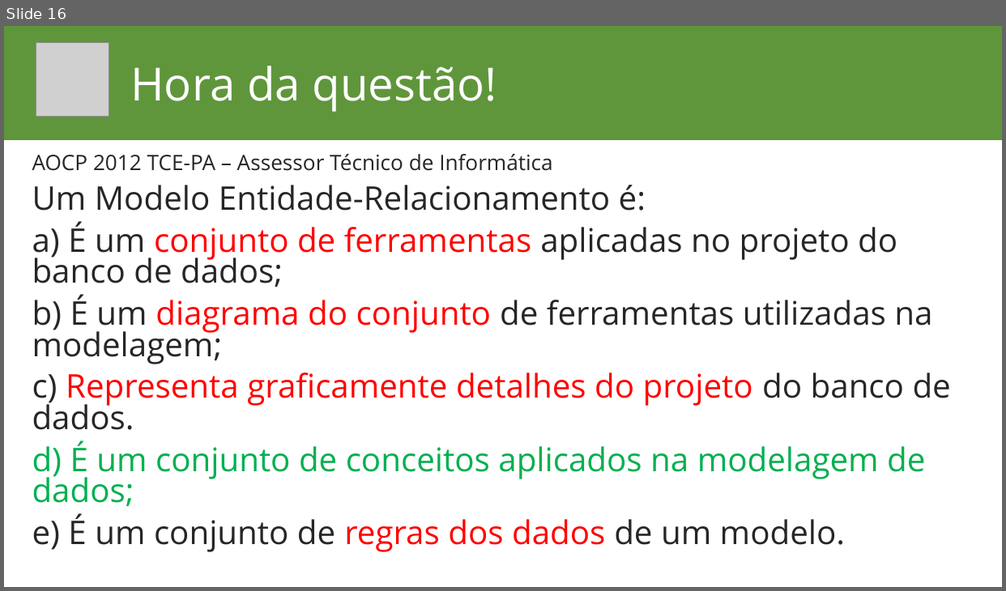
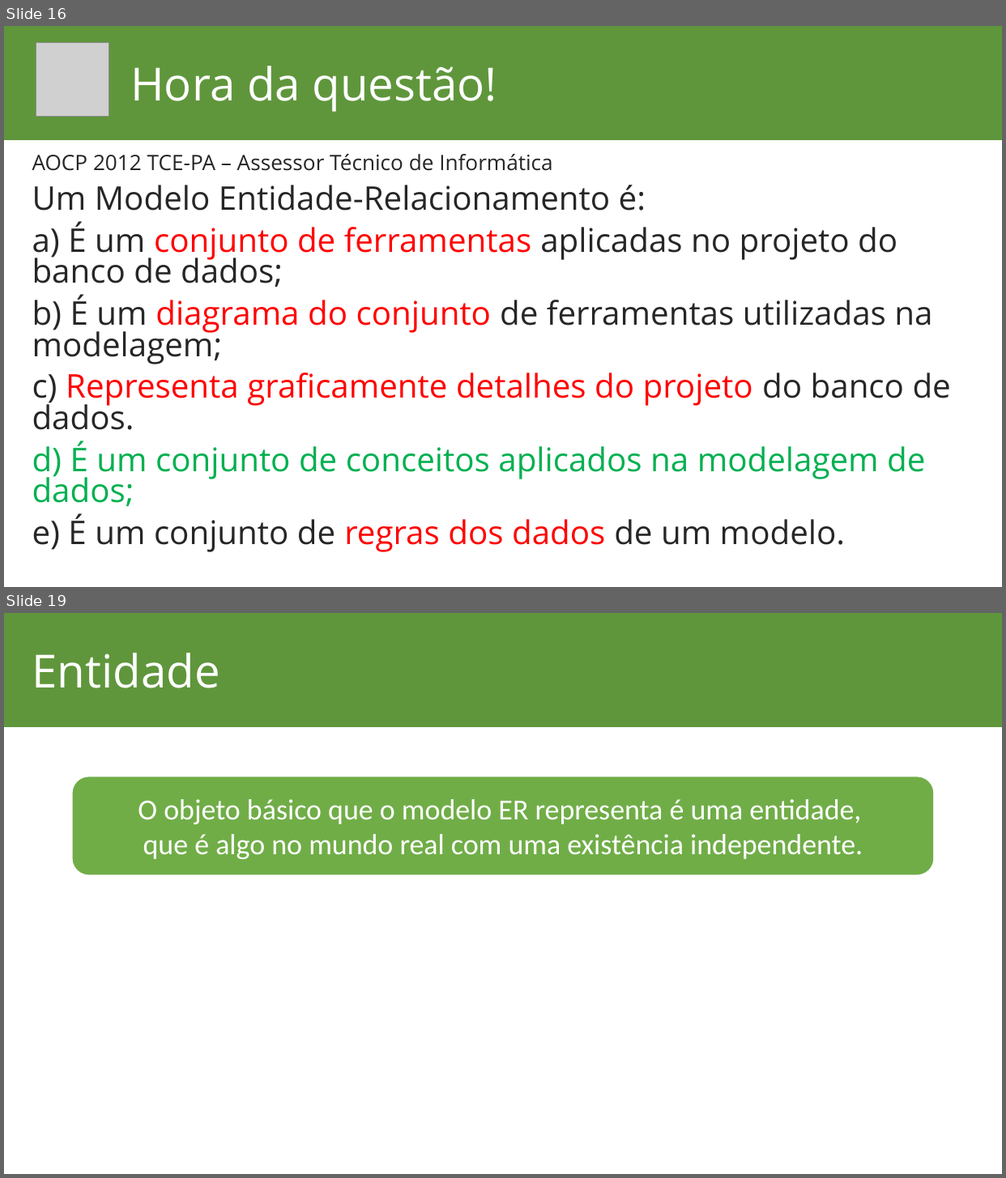
Before and after one commit to lucassoaresaraujo/aulas, a slide deck: Banco de Dados/Banco de Dados.pptx. Shown one above the other, each under a label of ours: slide 16 before the commit, slides 16 and 19 after it; the slides between them are not shown. The pictures are 1006x591 and 1006x1178 pixels, drawn with LibreOffice and Linux fonts; fonts in the diff are those of the drawing; grey boxes stand for pictures; background and template pictures are left out. Boxes give left, top, right and bottom in pixels: in the first picture for what was removed or moved away, otherwise in the second. Text is boxed around its words. In the diff, an @@ line names an element or a change of style, - is before the commit and + after.

```diff
--- a/Banco de Dados/Banco de Dados.pptx
+++ b/Banco de Dados/Banco de Dados.pptx
@@ slide 19 added at (4,613,1002,1174), background #FFFFFF; not listed: 1 template element that a slide beside it also shows @@
@@ title added at (32,653,220,688), 44 pt, text #FFFFFF @@
+Entidade
@@ rounded rectangle added at (73,777,934,875), fill #70AD47, 28 pt, text #FFFFFF @@
+O objeto básico que o modelo ER representa é uma entidade,
+que é algo no mundo real com uma existência independente.
```
Also in this commit, not shown: 6 slides changed, 2 other slides added, 1 slide removed, 1 other file.
